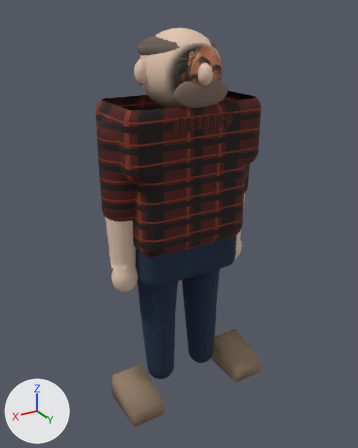
A saved change to the glTF model public/models/characters/john-production-skinned.glb.
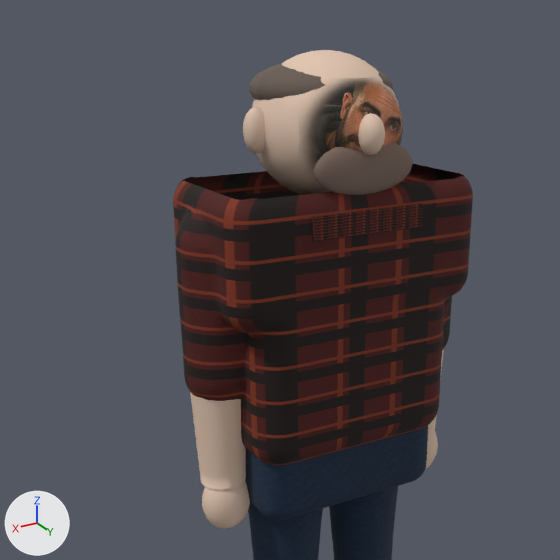
Each version is shown whole from a 50 mm lens placed at (1.158, 1.926, 1.896), pointed at (0.012, 0.015, 0.94), then close up on the part from 0% to 86% of the width and 0% to 69% of the height. The axes (+X, +Y, +Z) are drawn at lower left. The lights are the same throughout. The first two pictures are the older version. Vertices at exactly the same position are counted once.

Script lines for the objects in view, before the commit:
```python
me_johnskinnedmesh = bpy.data.meshes.new('JohnSkinnedMesh')
me_johnskinnedmesh.from_pydata(...)  # 20841 vertices, 41174 faces; spans x -0.4..0.4, y -0.2..0.23, z 0.02..1.83
# faces by material slot: [16718, 18084, 3508, 36, 1800, 598, 418, 12]
me_johnskinnedmesh.materials.append(mat_john_shirt_primaryclothing)
me_johnskinnedmesh.materials.append(mat_john_denim)
me_johnskinnedmesh.materials.append(mat_john_skin)  # beige #e2c5af
me_johnskinnedmesh.materials.append(mat_john_boot_leather)  # brown #937c66
me_johnskinnedmesh.materials.append(mat_john_facephoto)  # picture img_johnapprovedface
me_johnskinnedmesh.materials.append(mat_john_hair)  # brown #695c53
me_johnskinnedmesh.materials.append(mat_john_beard)  # brown #7e6a60
me_johnskinnedmesh.materials.append(mat_john_buckle)  # beige #dac294
ob_johnbody = bpy.data.objects.new('JohnBody', me_johnskinnedmesh)
ob_johnbody.location = (0.0, 0.0, 0.0)
```
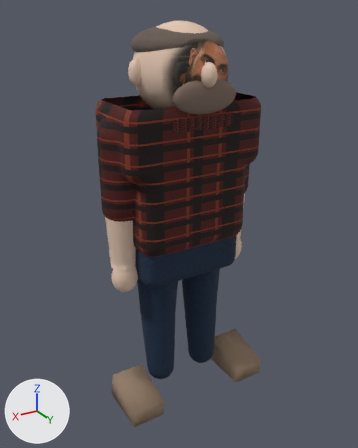
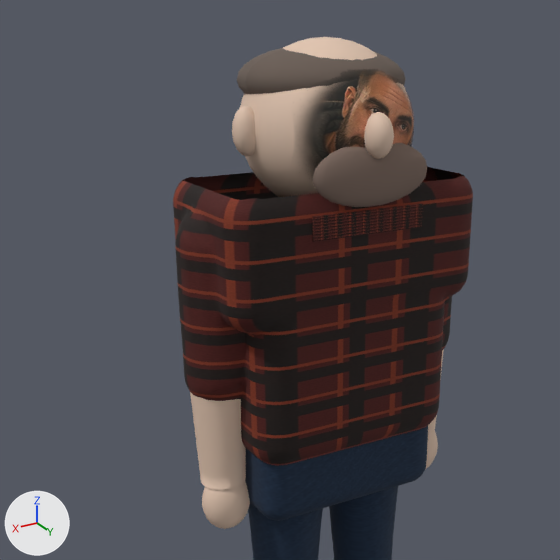
The change, as a diff of the scene's bpy script:
```diff
--- a/public/models/characters/john-production-skinned.glb.py
+++ b/public/models/characters/john-production-skinned.glb.py
@@ me_johnskinnedmesh @@
 # used by ob_johnbody; location = (0.0, 0.0, 0.0)
-me_johnskinnedmesh.from_pydata(...)  # 20841 vertices, 41174 faces; spans x -0.4..0.4, y -0.2..0.23, z 0.02..1.83
+me_johnskinnedmesh.from_pydata(...)  # 21395 vertices, 42254 faces; spans x -0.4..0.4, y -0.22..0.26, z 0.02..1.86
+# me_johnskinnedmesh part 1: 392 vertices moved from x -0.22..0.21, y -0.17..0.23, z 1.55..1.83 to x -0.24..0.23, y -0.21..0.26, z 1.55..1.86; 1882 vertices removed from x -0.21..0.22, y -0.19..0.23, z 1.49..1.83; 2436 vertices added at x -0.24..0.24, y -0.22..0.26, z 1.46..1.86
+# me_johnskinnedmesh part 2: 458 kept faces spanning x -0.24..0.23, y -0.21..0.26, z 1.6..1.86 get new texture (UV) coordinates
 me_johnskinnedmesh.materials.append(mat_john_shirt_primaryclothing)
```

Location of each change, [x1, y1, x2, y2] in pixels of the close-ups (560 x 560 px; the box of a moved part takes in the faces that stretch with it):
'JohnBody', reshaped: before [173, 50, 473, 560]; after [173, 37, 473, 560]
part 1 of me_johnskinnedmesh, moved or reshaped: before [243, 50, 413, 195]; after [232, 37, 427, 207]
part 2 of me_johnskinnedmesh, surface changed: before [250, 50, 391, 155]; after [237, 37, 406, 158]
